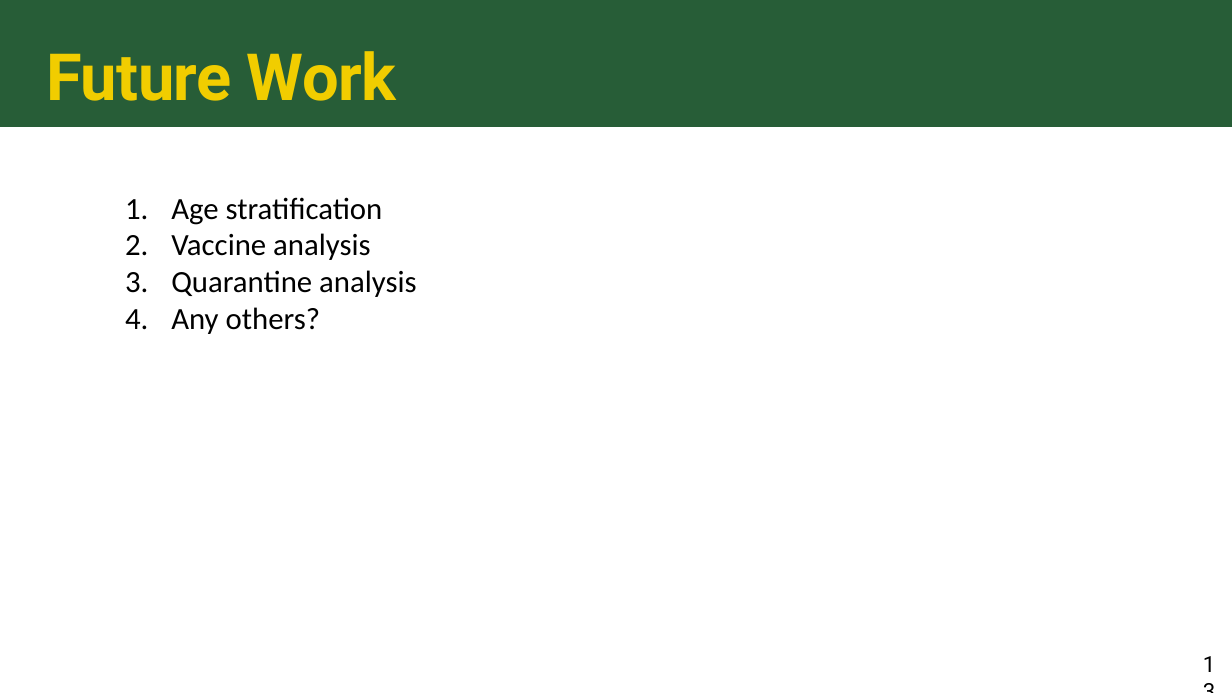
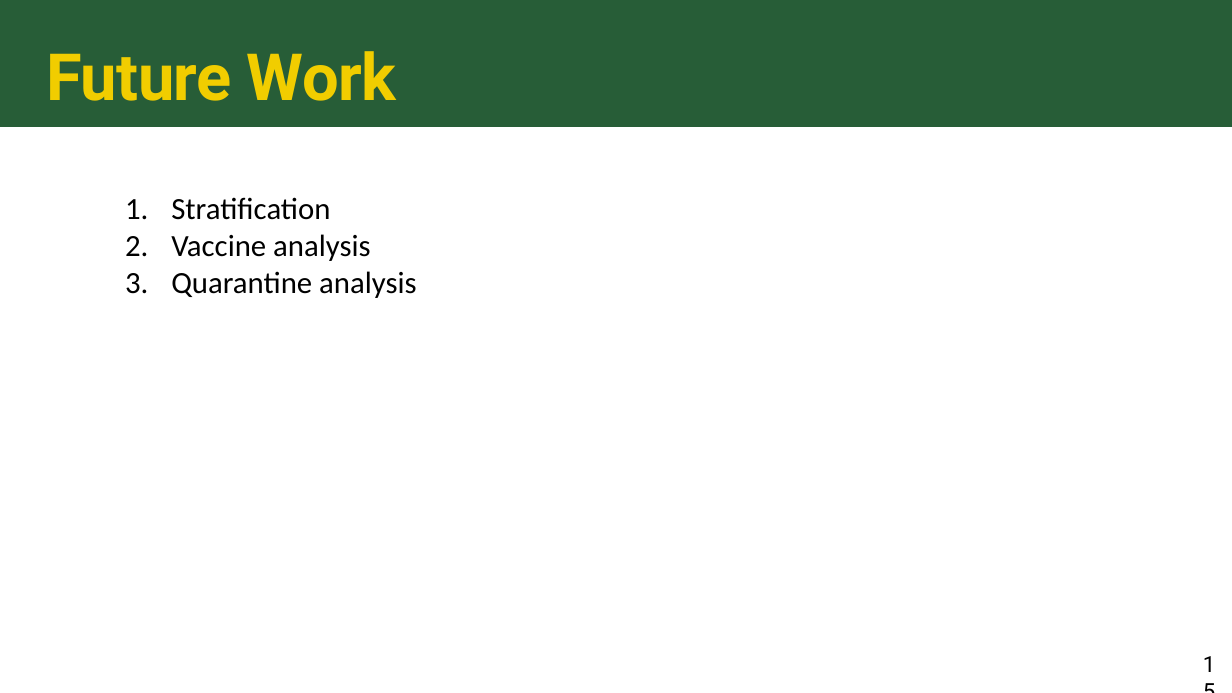
Before and after one commit to colbychristian/mpox_sier, a slide deck: slide 15 of Mpox_education_PPT.pptx (slide 13 before the commit). Drawn at 1232x693 pixels with LibreOffice and Linux fonts; fonts in the diff are those of the drawing. Boxes give left, top, right and bottom in pixels: in the first picture for what was removed or moved away, otherwise in the second. Text is boxed around its words. In the diff, an @@ line names an element or a change of style, - is before the commit and + after.

```diff
--- a/Mpox_education_PPT.pptx
+++ b/Mpox_education_PPT.pptx
@@ text at (171,197,330,220): text changed @@
-1. Age stratification
+1. Stratification
@@ text at (171,307,320,334): paragraph removed @@
-4. Any others?
```
Also in this commit, not shown: 9 other slides changed, 6 slides added, 4 slides removed.
